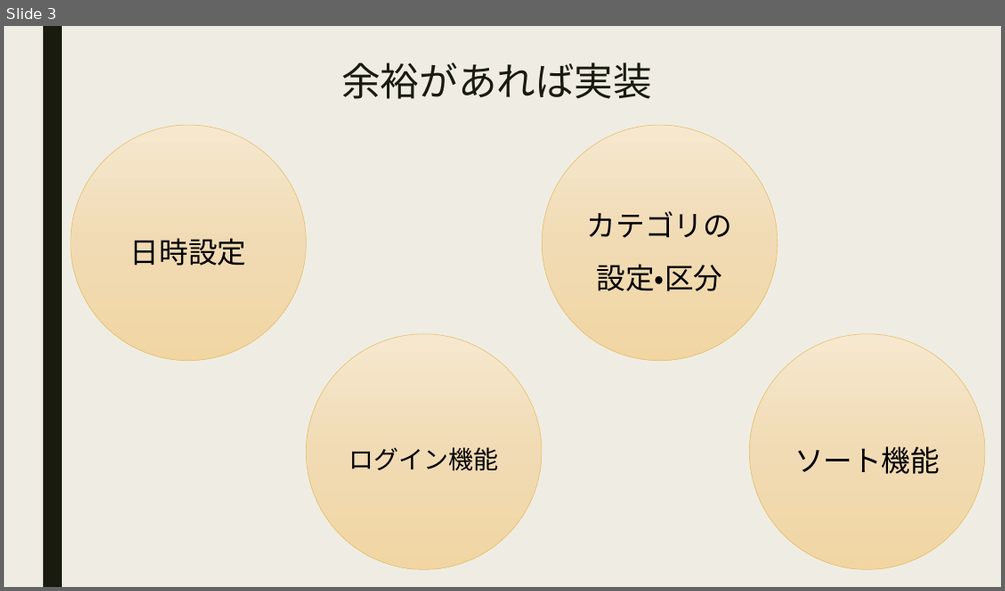
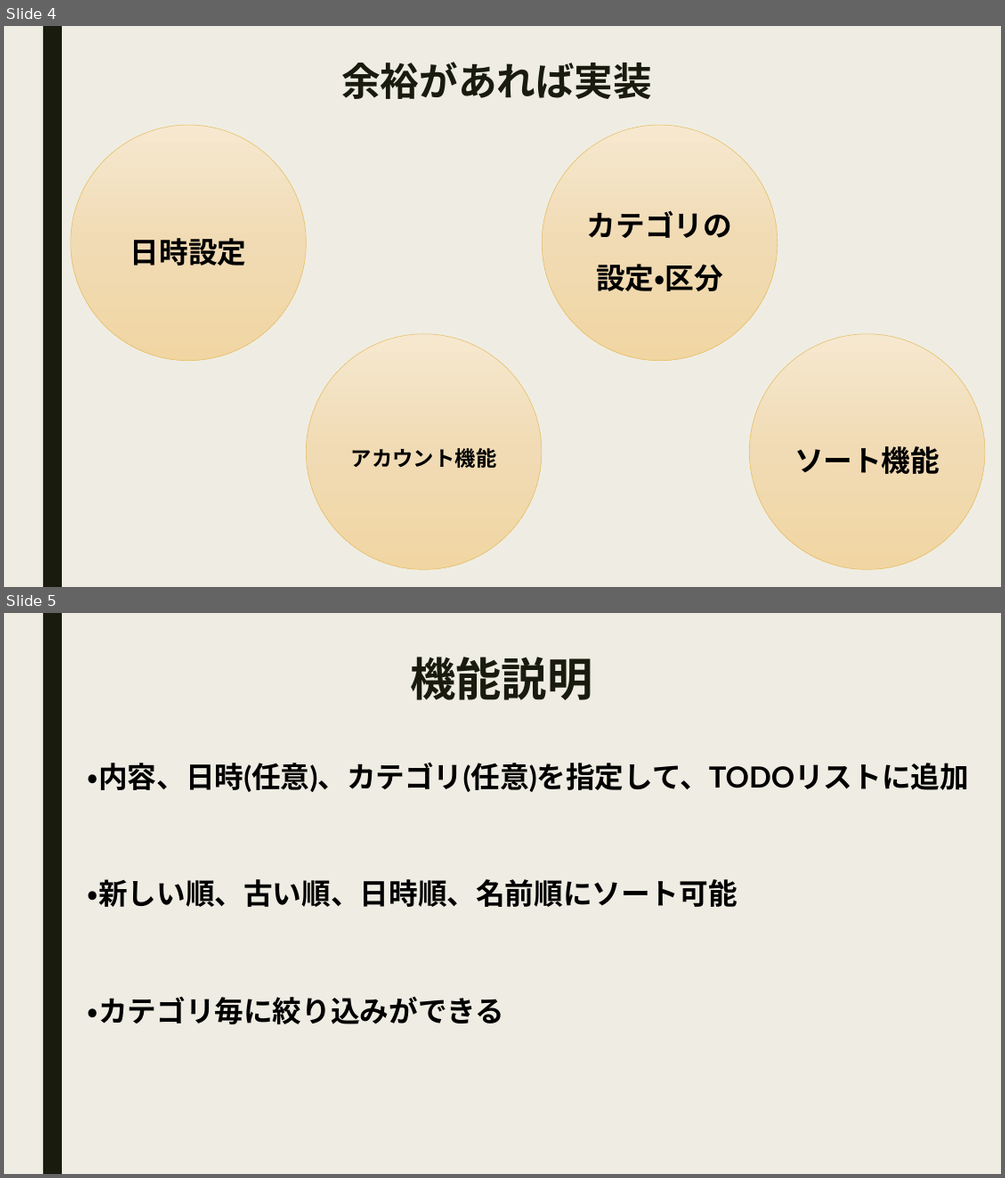
Before and after one commit to utaryu0520/mobile_utagawa2, a slide deck: モバイル授業_todoリスト.pptx. Shown one above the other, each under a label of ours: slide 3 before the commit, slides 4 and 5 after it. The pictures are 1005x591 and 1005x1178 pixels, drawn with LibreOffice and Linux fonts; fonts in the diff are those of the drawing. Boxes give left, top, right and bottom in pixels: in the first picture for what was removed or moved away, otherwise in the second. Text is boxed around its words. In the diff, an @@ line names an element or a change of style, - is before the commit and + after.

Commit message:
パワポに「開発の方向性」と「機能説明」のページを追加

```diff
--- a/モバイル授業_todoリスト.pptx
+++ b/モバイル授業_todoリスト.pptx
@@ slide 5 added at [4,613,1001,1174], background #EFEDE3; not listed: 1 template element that a slide beside it also shows @@
@@ text added at [410,657,592,700], 44 pt, text #191B0E, bold @@
+機能説明
@@ text added at [88,763,969,792], 28 pt, text #000000, bold @@
+・内容、日時(任意)、カテゴリ(任意)を指定して、TODOリストに追加
@@ text added at [88,879,737,907], 28 pt, text #000000, bold @@
+・新しい順、古い順、日時順、名前順にソート可能
@@ text added at [88,997,504,1024], 28 pt, text #000000, bold @@
+・カテゴリ毎に絞り込みができる
@@ what was slide 3 is now slide 4 @@
@@ slide 4 changed as well @@
@@ bold on in 4 elements at [341,62,652,99], [71,125,306,361], [542,125,777,361], [750,334,985,570] @@
@@ text in ellipse at [351,448,497,467]: text changed; size 24 to 20 pt; bold on @@
-ログイン機能
+アカウント機能
```
Also in this commit, not shown: 2 other slides changed, 1 other slide added, 1 slide removed.
